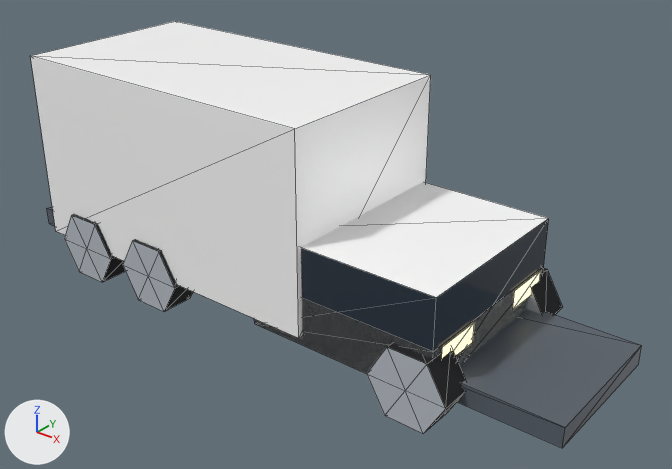
Before and after pictures for a commit that changed the glTF model public/models/props/truck.glb.
One viewpoint serves both versions: a 50 mm camera at (0.557, -0.642, 0.495) aimed at (0.035, 0.01, 0.091). Every picture has the same lights, and +X, +Y and +Z are marked at lower left. The picture after the commit comes second. Mesh edges are drawn as thin lines. Vertices at exactly the same position are counted once.

In view in the first picture: 'truck'.
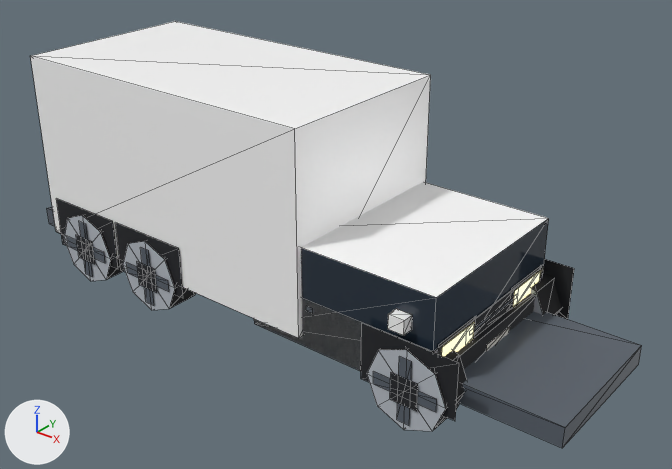
Pixel boxes (x1, y1, x2, y2) of what changed, in the pictures (672 x 469 px):
part 1 of me_truck, added: after (388, 309, 412, 335)
part 2 of me_truck, added: after (456, 293, 535, 370)
part 3 of me_truck, built on: before (64, 214, 562, 434); after (56, 198, 574, 431)

Patch to the scene script:
```diff
--- a/public/models/props/truck.glb.py
+++ b/public/models/props/truck.glb.py
@@ mat_black @@
+mat_black = bpy.data.materials.new('black')
+# nodes: BsdfPrincipled, Mix, OutputMaterial, VertexColor
+# colours: black #1b1d22, mixed with the vertex colours
@@ mat_white @@
+mat_white = bpy.data.materials.new('white')
+# nodes: BsdfPrincipled, Mix, OutputMaterial, VertexColor
+# colours: white #f1eee6, mixed with the vertex colours
@@ me_truck @@
 # used by ob_truck; location = (0.0, 0.0, 0.0)
-me_truck.from_pydata(...)  # 128 vertices, 192 faces; spans x -0.33..0.33, y -0.104..0.104, z 0.005..0.242
+me_truck.from_pydata(...)  # 336 vertices, 356 faces; spans x -0.33..0.33, y -0.106..0.106, z 0.0..0.242
+# me_truck part 1: the loose piece of 8 vertices spanning x -0.33..0.33, y -0.075..0.075, z 0.027..0.047 is copied, and the copy is scaled about its middle by (0.0242, 0.08, 0.7), then moved by (0.19, -0.1, 0.064), in mat_car_body; it spans x 0.182..0.198, y -0.106..-0.094, z 0.094..0.108
+# me_truck part 2: the loose piece of 8 vertices spanning x -0.33..0.33, y -0.075..0.075, z 0.027..0.047 is copied, and the copy is scaled about its middle by (0.0212, 1.17, 1.4), then moved by (0.22, 0.0, 0.014), in mat_black; it spans x 0.213..0.227, y -0.087..0.087, z 0.037..0.065
+# me_truck part 3
+# 48 faces are deleted
+# 12 vertices in x -0.2..0.22, y -0.104..0.104, z 0.075 move by (0.008, 0.0, -0.007)
+# 12 vertices in x -0.24..0.18, y -0.104..0.104, z 0.075 move by (-0.008, 0.0, -0.007)
+# 12 vertices in x -0.24..0.18, y -0.104..0.104, z 0.005 move by (-0.008, 0.0, 0.007)
+# 12 vertices in x -0.2..0.22, y -0.104..0.104, z 0.005 move by (0.008, 0.0, 0.007)
+# 90 vertices are added at x -0.288..0.228, y -0.106..0.106, z 0.008..0.106
+# 12 new vertices lie (-0.028, 0.0, 0.012) away from vertices in x -0.2..0.22, y -0.104..0.104, z 0.075
+# 12 new vertices lie (0.028, 0.0, -0.012) away from vertices in x -0.24..0.18, y -0.104..0.104, z 0.005
+# 20 new vertices lie (0.0, 0.0, 0.028) away from vertices in x -0.281..0.221, y -0.106..0.106, z 0.026..0.058
+# 12 new vertices lie (0.096, 0.0, 0.0) away from vertices in x -0.268..0.152, y -0.101..0.101, z 0.03..0.086
+# 12 new vertices lie (0.064, 0.0, 0.0) away from vertices in x -0.252..0.168, y -0.105..0.105, z 0.034..0.046
+# 12 new vertices lie (0.012, 0.0, 0.0) away from vertices in x -0.226..0.194, y -0.105..0.105, z 0.008..0.072
+# 6 new vertices lie (0.0, 0.0, 0.004) away from vertices in x 0.086..0.222, y -0.096..0.096, z 0.072
+# 4 new faces join them, mat_car_glass
+# 30 new faces join them, mat_metal_dark
+# 38 new faces join them, mat_black
+# 4 new faces join them, mat_white
+# 48 new faces join them, mat_tire
+# 48 new faces join them, mat_rim
+# other edits to the shape of me_truck do not show in these pictures
 me_truck.materials.append(mat_car_glass)
@@ me_truck @@
 me_truck.materials.append(mat_rim)
+me_truck.materials.append(mat_black)
+me_truck.materials.append(mat_white)
```
